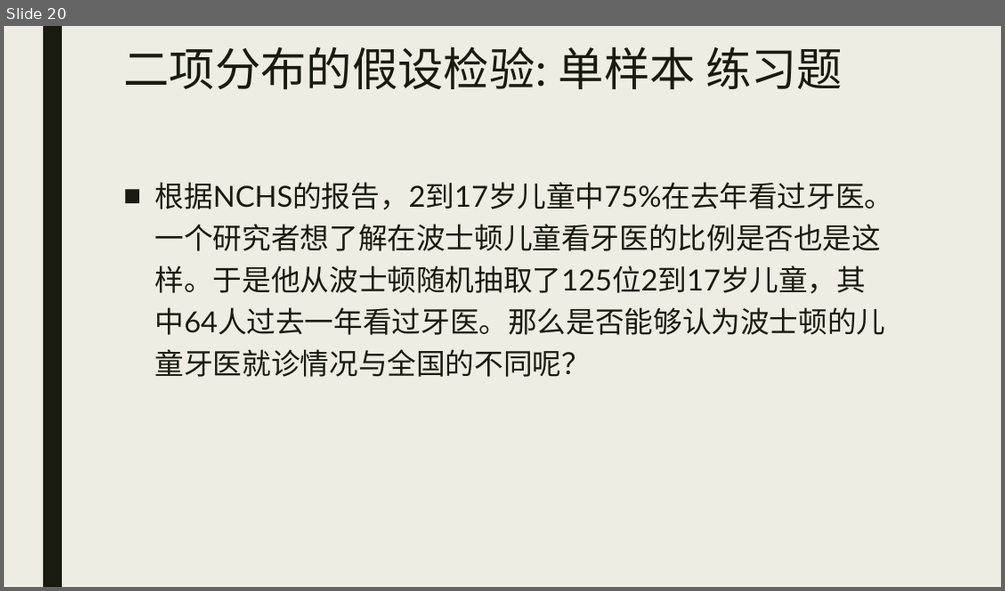
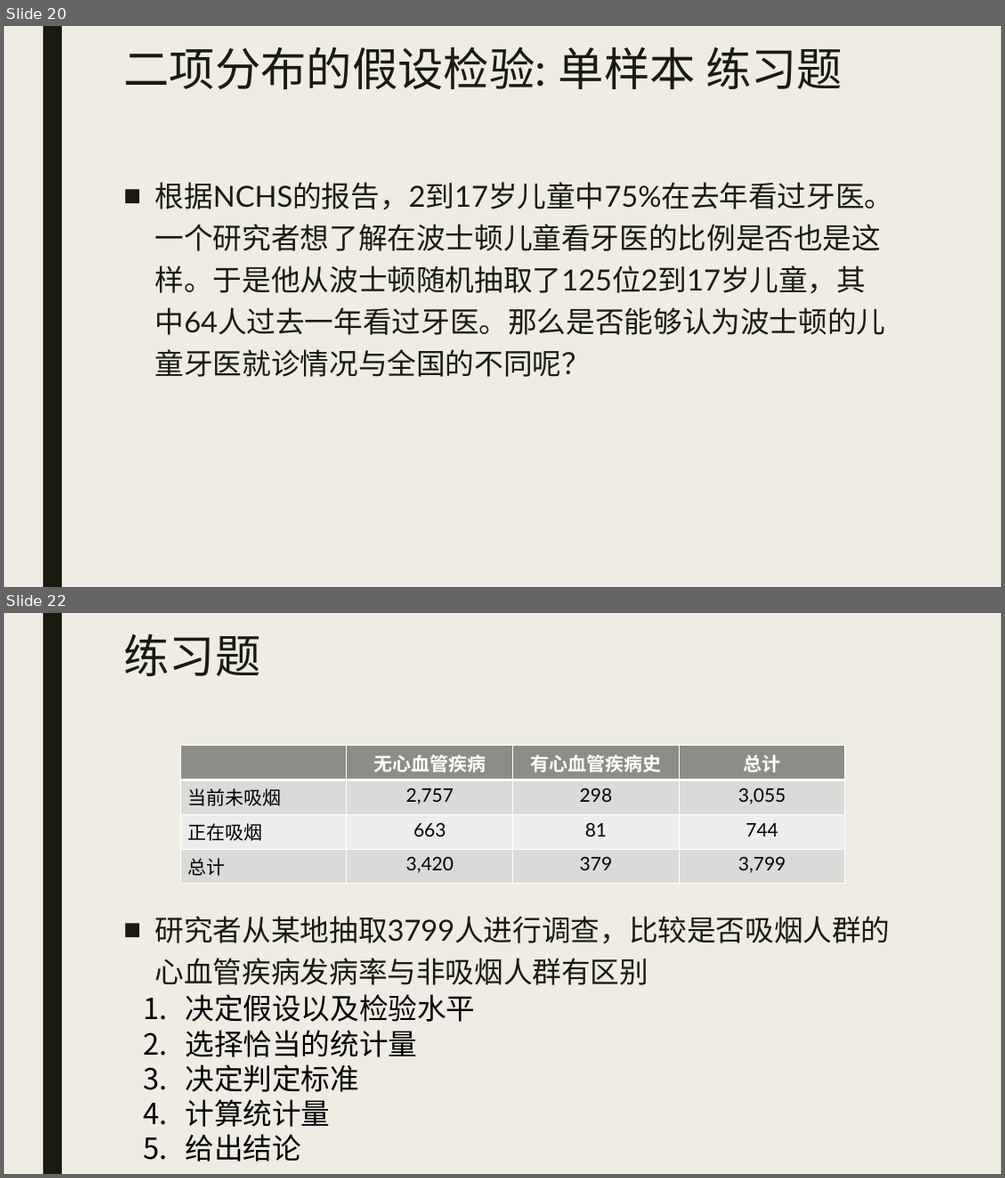
Before and after one commit to beneon/medstat, a slide deck: lect-6/二分变量的检验以及样本量估计.pptx. Shown one above the other, each under a label of ours: slide 20 before the commit, slides 20 and 22 after it; the slides between them are not shown. The pictures are 1005x591 and 1005x1178 pixels, drawn with LibreOffice and Linux fonts; fonts in the diff are those of the drawing. Boxes give left, top, right and bottom in pixels: in the first picture for what was removed or moved away, otherwise in the second. Text is boxed around its words. In the diff, an @@ line names an element or a change of style, - is before the commit and + after.

```diff
--- a/lect-6/二分变量的检验以及样本量估计.pptx
+++ b/lect-6/二分变量的检验以及样本量估计.pptx
@@ slide 22 added at box(4, 613, 1001, 1174), background #EFEDE3; not listed: 1 template element that a slide beside it also shows @@
@@ title added at box(123, 633, 260, 676), 44 pt, text #191B0E @@
+练习题
@@ table added at box(180, 746, 844, 879), 4 rows, 4 columns @@
+ | 无心血管疾病 | 有心血管疾病史 | 总计
+当前未吸烟 | 2,757 | 298 | 3,055
+正在吸烟 | 663 | 81 | 744
+总计 | 3,420 | 379 | 3,799
@@ text added at box(155, 916, 890, 985), 28 pt, text #191B0E @@
+■ 研究者从某地抽取3799人进行调查，比较是否吸烟人群的心血管疾病发病率与非吸烟人群有区别
@@ text added at box(185, 994, 475, 1161), 28 pt, text #000000 @@
+1. 决定假设以及检验水平
+2. 选择恰当的统计量
+3. 决定判定标准
+4. 计算统计量
+5. 给出结论
```
Also in this commit, not shown: 17 other slides added.
